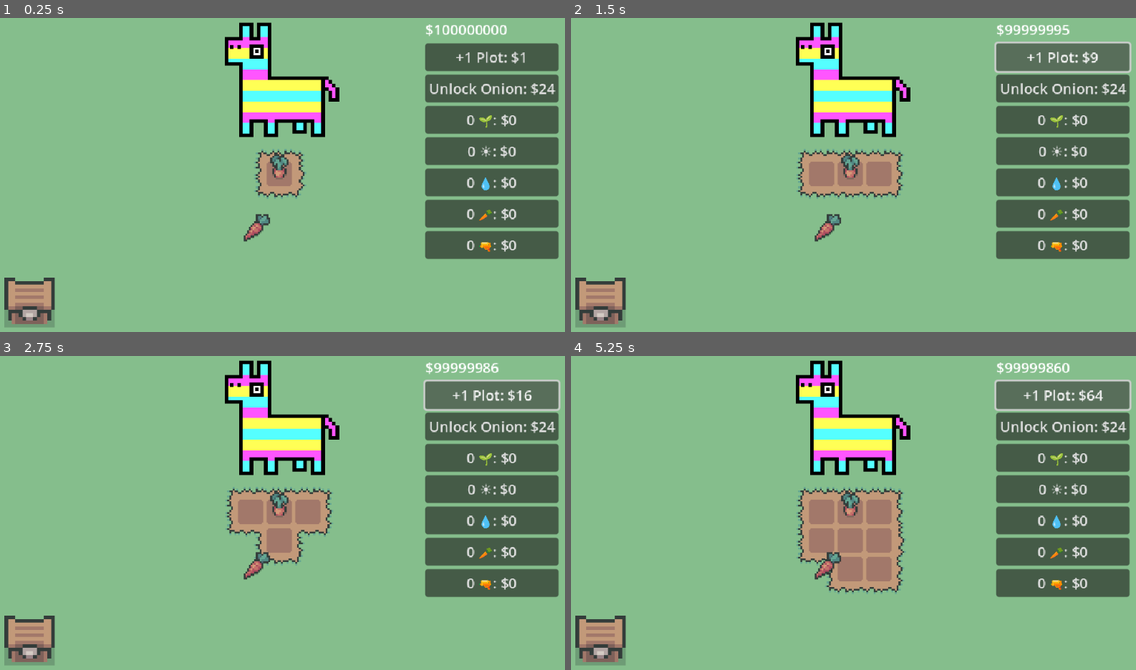
Above: before the commit, frames 1-4 (two rows, left to right).
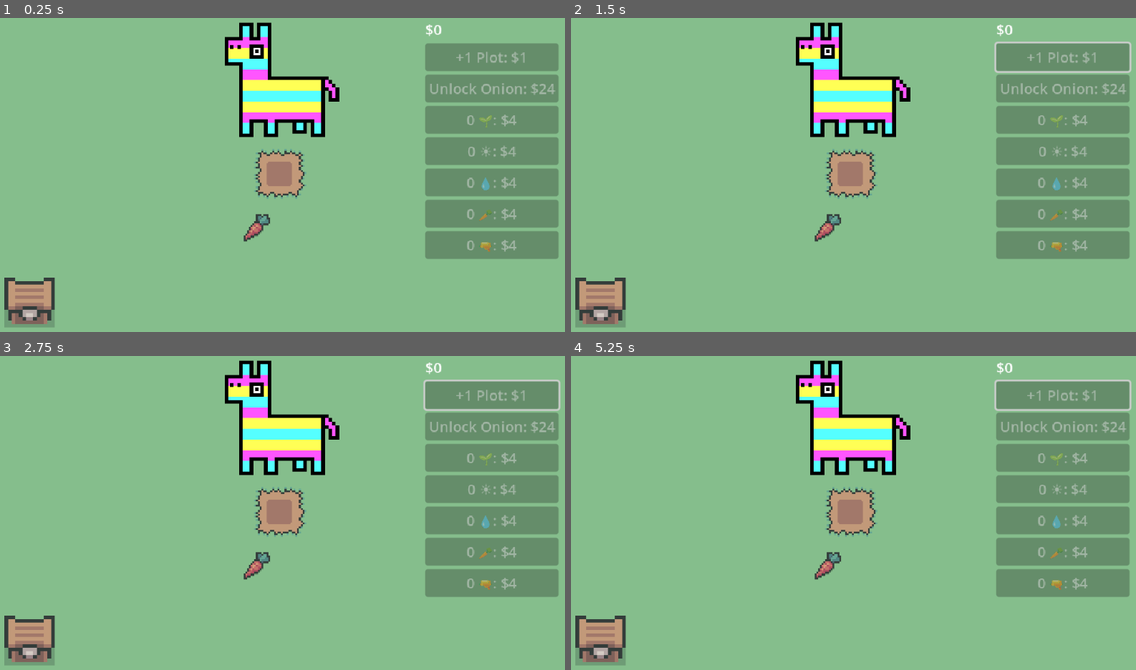
Above: after the commit, the same moments.

Repository: eric-marsh/farminata
Game: Godot game, scene res://scene/scene_switcher.tscn
The game is run twice, just before and just after one commit, with the same random seed, the same clock (stepped at 60 frames per second) and the same inputs. Sound files missing from this copy of the repository are replaced by a short silence.
Inputs (mouse positions are in pixels of both pictures, inside the frame that each line leads up to):
- Up to frame 1 (0.25 s): no input
- Up to frame 2 (1.5 s): click (1062, 58) at 0.5 s, where only the run before the commit has a clickable "+1 Plot: $1"; click (1062, 58) at 1.25 s, where only the run before the commit has a clickable "+1 Plot: $4"
- Up to frame 3 (2.75 s): click (491, 396) at 2 s, where only the run before the commit has a clickable "+1 Plot: $9"
- Up to frame 4 (5.25 s): click (1062, 396) at 2.75 s, where only the run before the commit has a clickable "+1 Plot: $16"; click (1062, 396) at 3.5 s, where only the run before the commit has a clickable "+1 Plot: $25"; click (1062, 396) at 4.25 s, where only the run before the commit has a clickable "+1 Plot: $36"; click (1062, 396) at 5 s, where only the run before the commit has a clickable "+1 Plot: $49"

The runs differ from the first frame. In frame 1, 15% of the frame differs, in the area x 47-99%, y 2-77%; in frame 2, 16%; in frame 3, 17%; in frame 4, 19%, in the area x 39-99%, y 2-77%.

Commit message:
fix droppable size

Diff:
--- a/script/debug.gd
+++ b/script/debug.gd
@@ -2,13 +2,14 @@
 
 var DEBUG_SHOW_HELPER_STATE: bool = true
 
+var STARTING_MONEY: int = 0.0
 
-var Helper_Speed: float = 200.0
-#var Helper_Speed: float = 0.0
+#var Helper_Speed: float = 200.0
+var Helper_Speed: float = 0.0
 
 var DISABLE_SLOT_MACHINE:bool = true
 
-var ALL_FULL_CROPS_AT_START:bool = true
+var ALL_FULL_CROPS_AT_START:bool = false
 
 var DEBUG_ALWAYS_MUTE:bool = true
 
--- a/script/drop_util.gd
+++ b/script/drop_util.gd
@@ -61,7 +61,6 @@
 
 const DROPPABLE = preload("res://scene/droppable.tscn")
 func spawn_droppable(drop_type: Enum.Drop_Type, position: Vector2, target_position: Vector2, impulse: Vector2 = Vector2.ZERO):
-	print("spawn droppable")
 	var d = DROPPABLE.instantiate() as droppable
 	d.drop_type = drop_type
 	d.global_position = position
--- a/script/droppable.gd
+++ b/script/droppable.gd
@@ -32,15 +32,13 @@
 	$Sprite2D/Shadow.texture = DropUtil.get_drop_type_img(drop_type)
 
 	is_produce = DropUtil.is_produce(drop_type)
-	#if is_produce and !is_delivered:
-		#if Globals.HelpersContainerNode:
-			#var h = Globals.HelpersContainerNode.get_inactive_helper()
-			#if is_instance_valid(h):
-				#is_being_targeted = true
-				#h.target_droppable = self
-				#h.target_plot = null
-				#h.set_state(Enum.Helper_State.Get_Item)
-
+	print("is_produce: ", is_produce)
+	if is_produce:
+		var new_radius = $CollisionShape2D.shape.radius * 2
+		$CollisionShape2D.shape = null
+		var new_shape = CircleShape2D.new() as CircleShape2D
+		new_shape.radius = new_radius
+		$CollisionShape2D.shape = new_shape
 
 func _physics_process(delta):
 	update_shadow()
--- a/script/main.gd
+++ b/script/main.gd
@@ -15,6 +15,10 @@
 	total_seconds = 0.0
 	is_game_over = false
 	is_paused = false
+
+
+	if Debug.STARTING_MONEY > 0:
+		State.money = Debug.STARTING_MONEY
 
 func _process(delta: float) -> void:
 	if Globals.Main and Globals.Main.is_paused:
--- a/script/prices.gd
+++ b/script/prices.gd
@@ -14,14 +14,14 @@
 		Enum.Upgrade_Type.AddPlot:
 			return State.num_plots * State.num_plots
 		Enum.Upgrade_Type.AddSeedHelper:
-			return State.num_seed_helpers * State.num_seed_helpers * 10
+			return max(4, State.num_seed_helpers * State.num_seed_helpers * 10)
 		Enum.Upgrade_Type.AddWaterHelper:
-			return State.num_water_helpers * State.num_water_helpers * 10
+			return max(4, State.num_water_helpers * State.num_water_helpers * 10)
 		Enum.Upgrade_Type.AddSunHelper:
-			return State.num_sun_helpers * State.num_sun_helpers * 10
+			return max(4, State.num_sun_helpers * State.num_sun_helpers * 10)
 		Enum.Upgrade_Type.AddPluckHelper:
-			return State.num_pluck_helpers * State.num_pluck_helpers * 10
+			return max(4, State.num_pluck_helpers * State.num_pluck_helpers * 10)
 		Enum.Upgrade_Type.AddAttackHelper:
-			return State.num_attack_helpers * State.num_attack_helpers * 10
+			return max(4, State.num_attack_helpers * State.num_attack_helpers * 10)
 		Enum.Upgrade_Type.UnlockOnion:
 			return 24
--- a/script/state.gd
+++ b/script/state.gd
@@ -1,6 +1,6 @@
 extends Node
 
-var money:int = 100000000
+var money:int = 0
 
 var num_plots:int = 1
 
